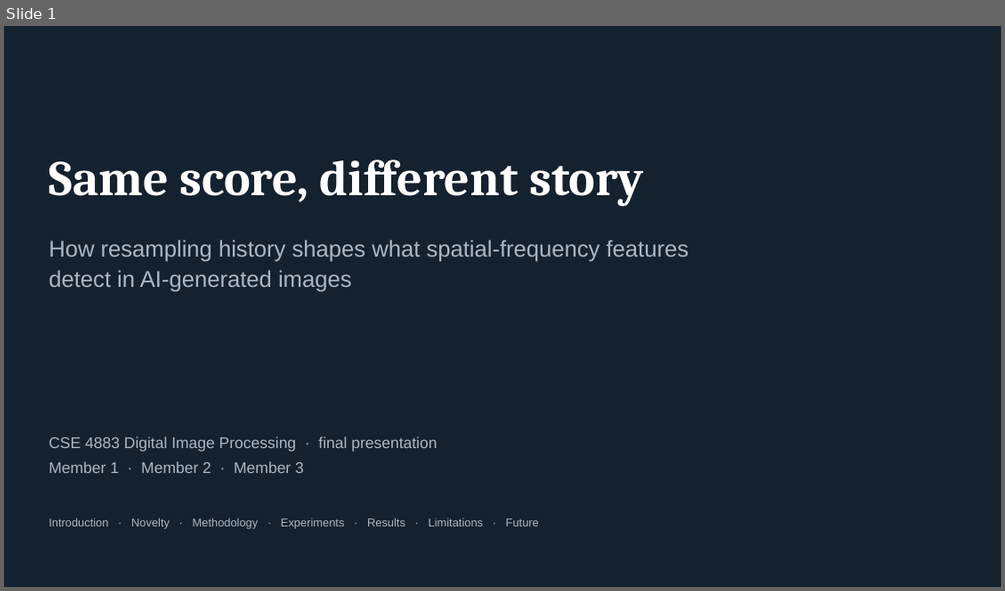
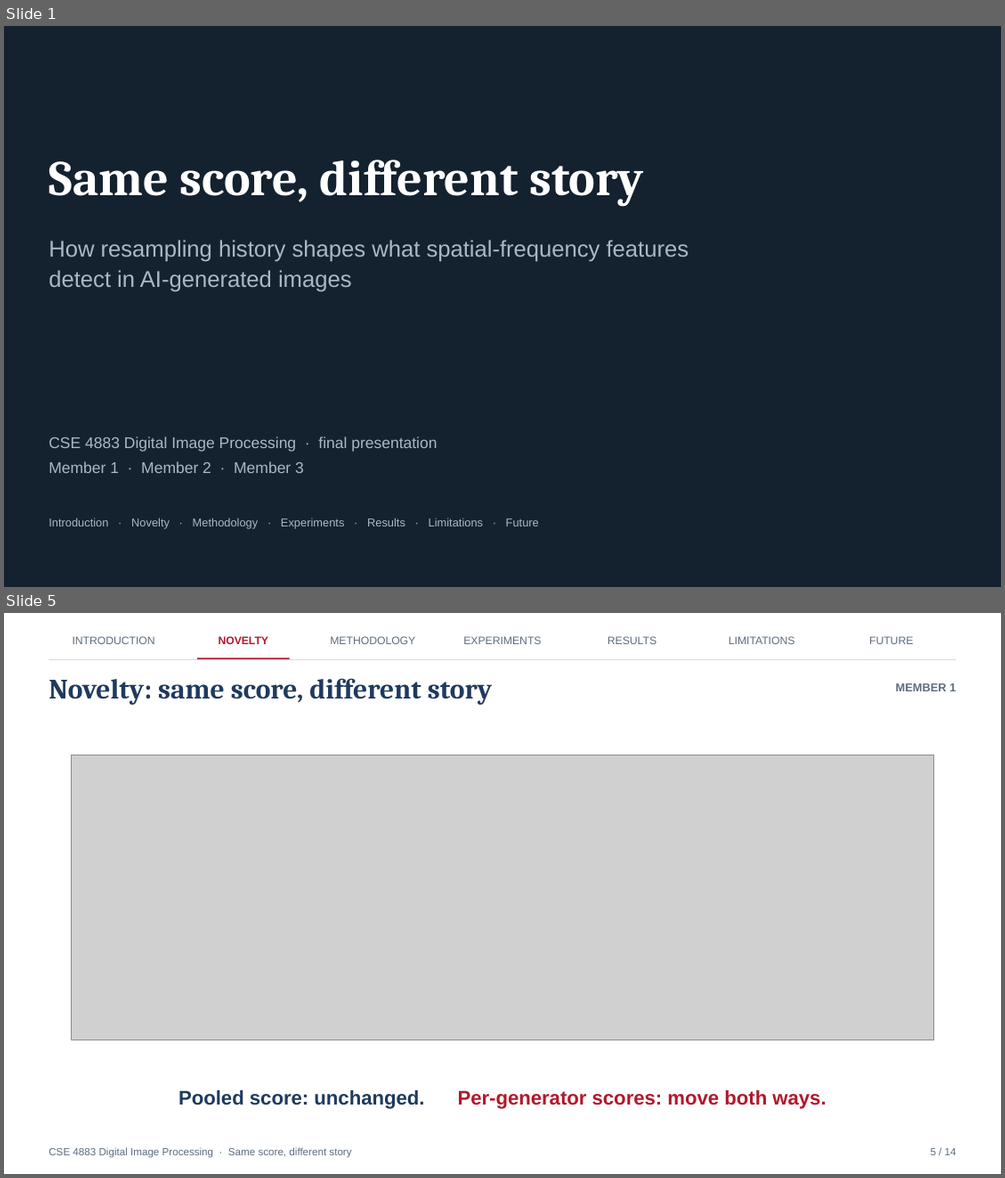
Before and after one commit to Omlan14/spatial-spectral-forensics, a slide deck: presentation/final_presentation.pptx. Shown one above the other, each under a label of ours: slide 1 before the commit, slides 1 and 5 after it; the slides between them are not shown. The pictures are 1005x591 and 1005x1178 pixels, drawn with LibreOffice and Linux fonts; fonts in the diff are those of the drawing; grey boxes stand for pictures. Boxes give left, top, right and bottom in pixels: in the first picture for what was removed or moved away, otherwise in the second. Text is boxed around its words. In the diff, an @@ line names an element or a change of style, - is before the commit and + after.

```diff
--- a/presentation/final_presentation.pptx
+++ b/presentation/final_presentation.pptx
@@ slide 5 added at (4, 613, 1001, 1174), background #FFFFFF @@
@@ text added at (73, 636, 155, 644), 10.5 pt, text #5D6D7E @@
+INTRODUCTION
@@ text added at (218, 636, 269, 644), 10.5 pt, text #B2182B, bold @@
+NOVELTY
@@ text added at (330, 636, 415, 644), 10.5 pt, text #5D6D7E @@
+METHODOLOGY
@@ text added at (463, 636, 541, 644), 10.5 pt, text #5D6D7E @@
+EXPERIMENTS
@@ text added at (607, 636, 656, 644), 10.5 pt, text #5D6D7E @@
+RESULTS
@@ text added at (728, 636, 795, 644), 10.5 pt, text #5D6D7E @@
+LIMITATIONS
@@ text added at (869, 636, 913, 644), 10.5 pt, text #5D6D7E @@
+FUTURE
@@ rectangle added at (48, 659, 956, 660), fill #D5DBDB @@
@@ rectangle added at (197, 657, 289, 660), fill #B2182B @@
@@ text added at (48, 678, 492, 705), 27 pt, text #1F3A5F, bold @@
+Novelty: same score, different story
@@ text added at (896, 683, 955, 691), 11 pt, text #5D6D7E, bold @@
+MEMBER 1
@@ picture added at (72, 755, 933, 1039) @@
@@ text added at (178, 1090, 825, 1109), 19 pt, text #B2182B, bold @@
+Pooled score: unchanged. Per-generator scores: move both ways.
@@ text added at (48, 1147, 351, 1158), 10 pt, text #5D6D7E @@
+CSE 4883 Digital Image Processing · Same score, different story
@@ text added at (930, 1148, 956, 1155), 10 pt, text #5D6D7E @@
+5 / 14
```
Also in this commit, not shown: 12 slides changed, 3 other files.
